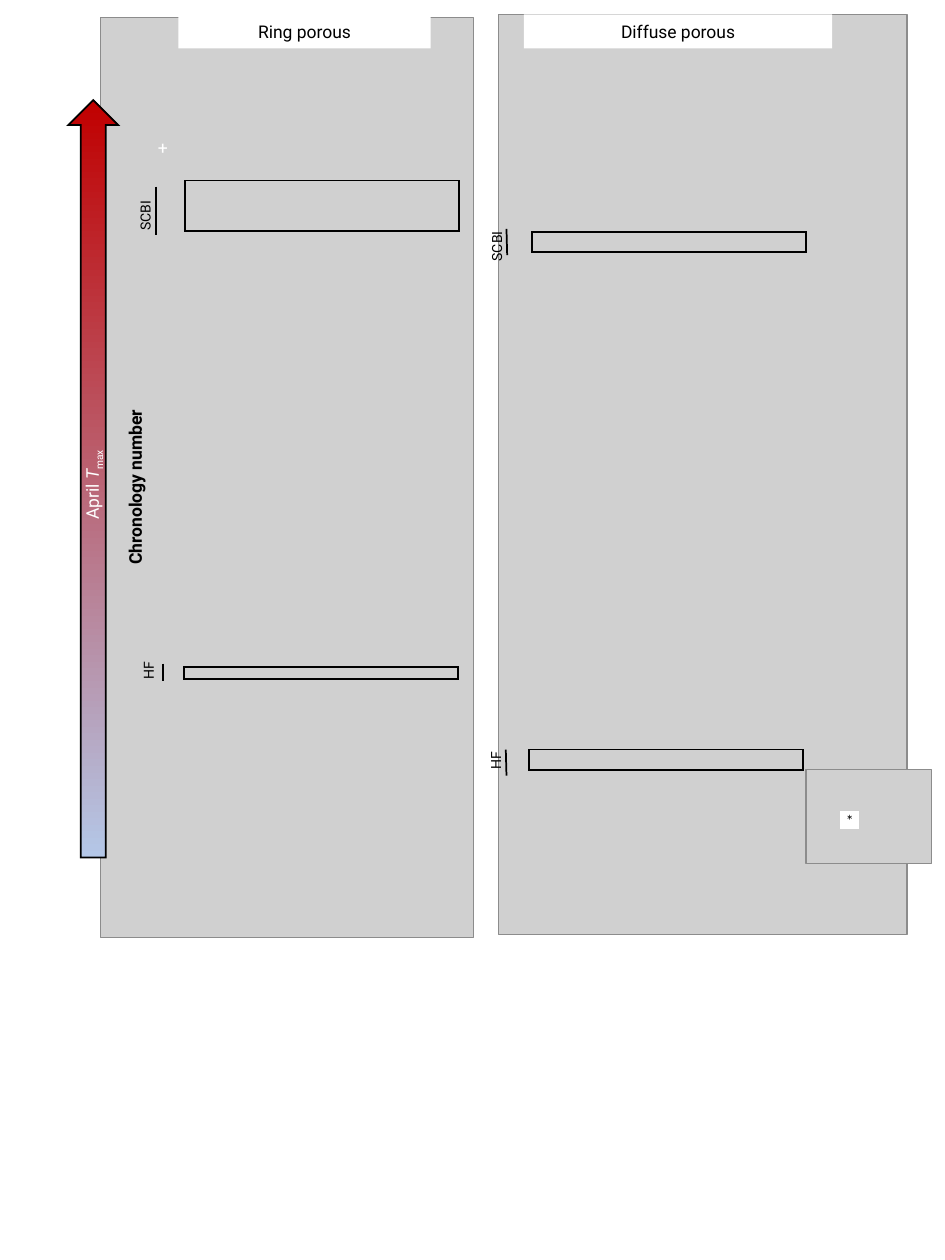
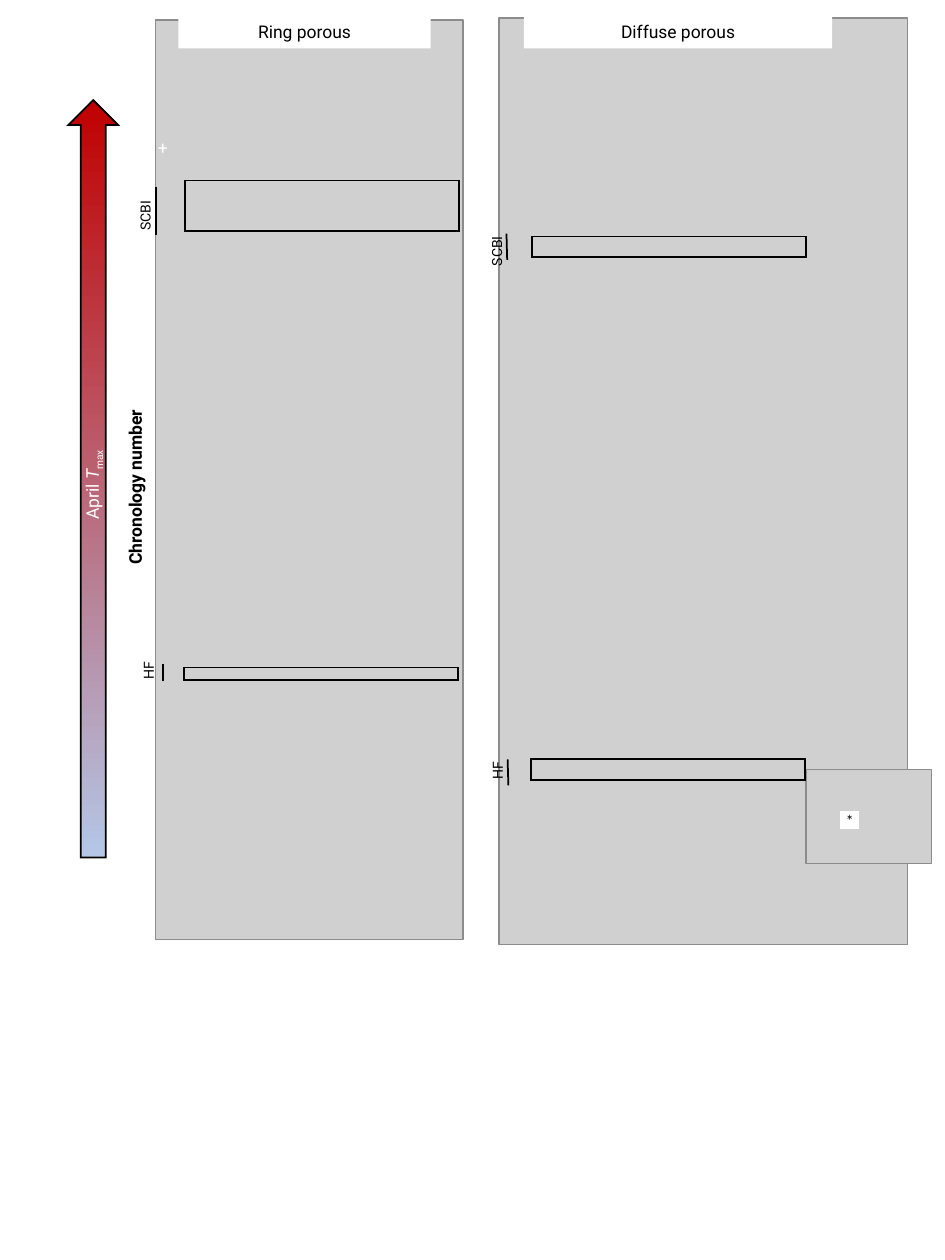
Before and after one commit to EcoClimLab/growth_phenology, a slide deck: slide 1 of doc/manuscript/tables_figures/tree_rings_figs.pptx. Drawn at 945x1260 pixels with LibreOffice and Linux fonts; fonts in the diff are those of the drawing; grey boxes stand for pictures. Boxes give left, top, right and bottom in pixels: in the first picture for what was removed or moved away, otherwise in the second. Text is boxed around its words. In the diff, an @@ line names an element or a change of style, - is before the commit and + after.

```diff
--- a/doc/manuscript/tables_figures/tree_rings_figs.pptx
+++ b/doc/manuscript/tables_figures/tree_rings_figs.pptx
@@ picture: place and size @@
-picture at bbox=[101, 18, 474, 937]
+picture at bbox=[155, 20, 462, 940]
@@ picture: place and size @@
-picture at bbox=[498, 14, 906, 934]
+picture at bbox=[499, 18, 907, 944]
@@ 1 text, 1 rectangle, 1 line: place and size @@
-1 text, 1 rectangle, 1 line at bbox=[487, 229, 805, 260]
+1 text, 1 rectangle, 1 line at bbox=[487, 233, 805, 265]
@@ text "HF": place and size @@
-text "HF" at bbox=[486, 753, 504, 770]
+text "HF" at bbox=[488, 763, 506, 780]
@@ line moved from (505, 750) - (507, 776) to (508, 760) - (508, 785) @@
@@ rectangle: place and size @@
-rectangle at bbox=[529, 750, 803, 770]
+rectangle at bbox=[530, 760, 804, 780]
```
Also in this commit, not shown: 1 other slide changed, 6 other files.
